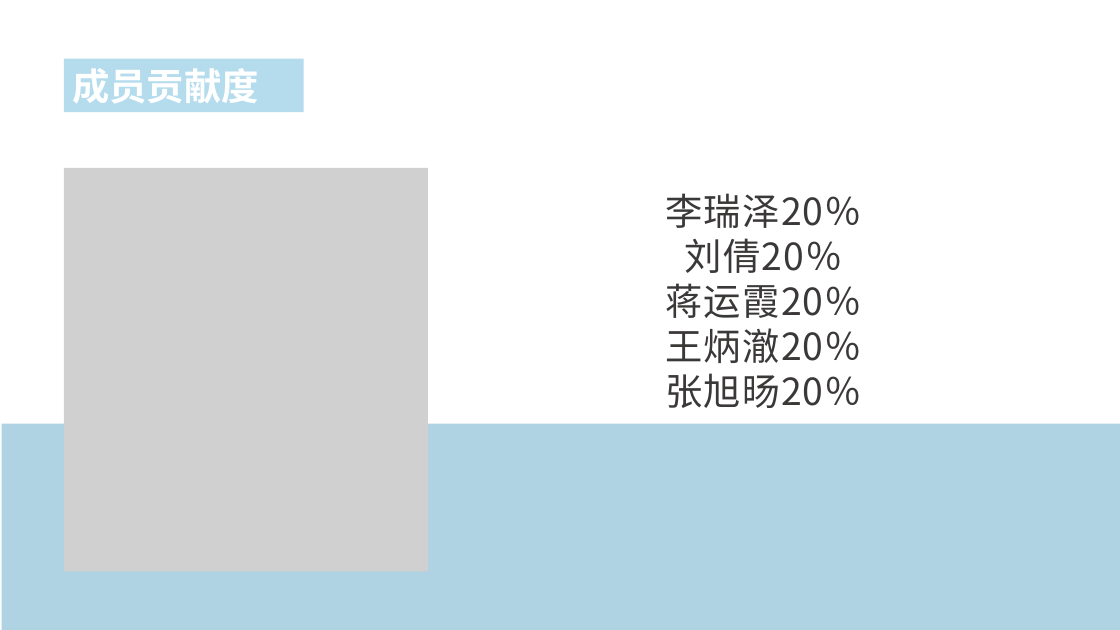
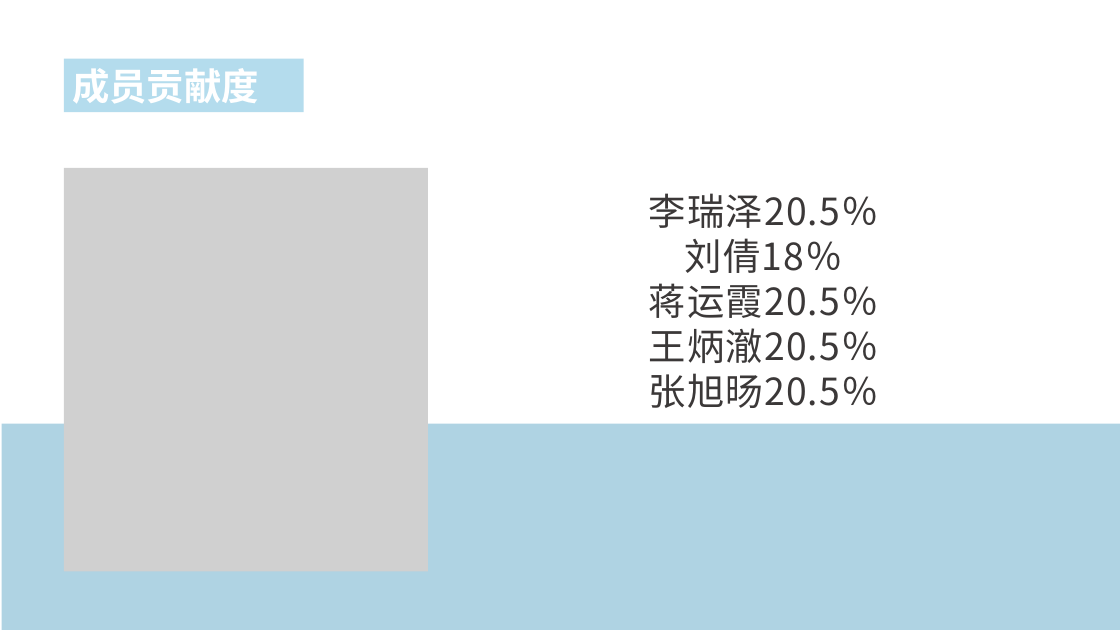
Before and after one commit to NorthOuterTowner/contract, a slide deck: slide 13 of 项目报告/合同管理系统ppt.pptx. Drawn at 1120x630 pixels with LibreOffice and Linux fonts; fonts in the diff are those of the drawing; grey boxes stand for pictures. Boxes give left, top, right and bottom in pixels: in the first picture for what was removed or moved away, otherwise in the second. Text is boxed around its words. In the diff, an @@ line names an element or a change of style, - is before the commit and + after.

```diff
--- a/项目报告/合同管理系统ppt.pptx
+++ b/项目报告/合同管理系统ppt.pptx
@@ text at bbox=[649, 193, 879, 408]: text changed @@
-李瑞泽20％
-刘倩20％
-蒋运霞20％
-王炳澈20％
-张旭旸20％
+李瑞泽20.5％
+刘倩18％
+蒋运霞20.5％
+王炳澈20.5％
+张旭旸20.5％
```
Also in this commit, not shown: 1 other slide changed, 1 slide added, 1 slide removed, 5 other files.
